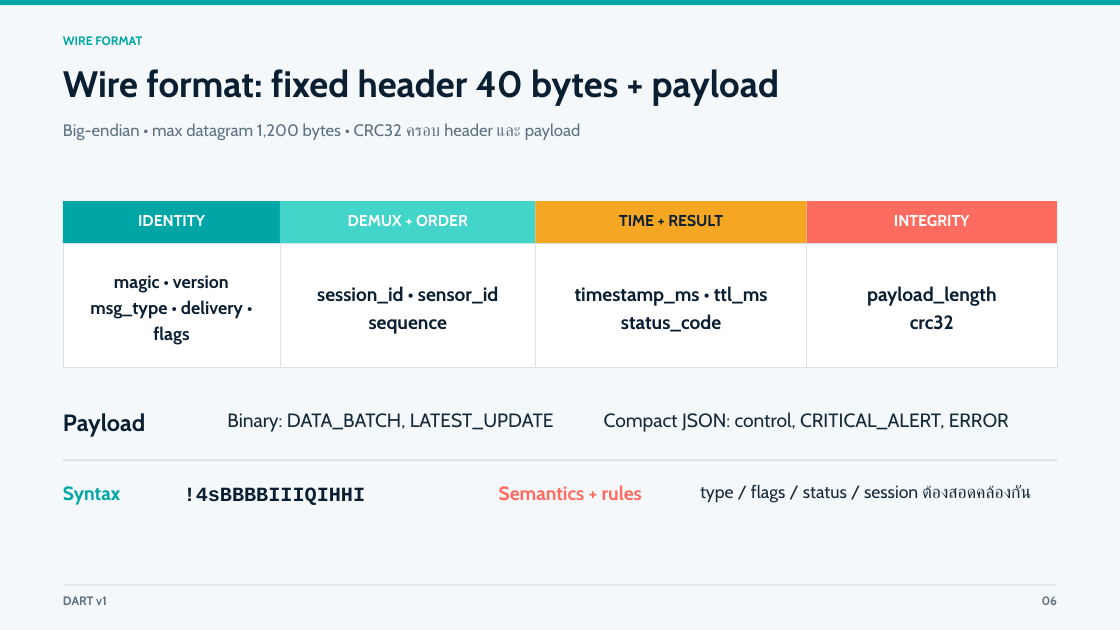
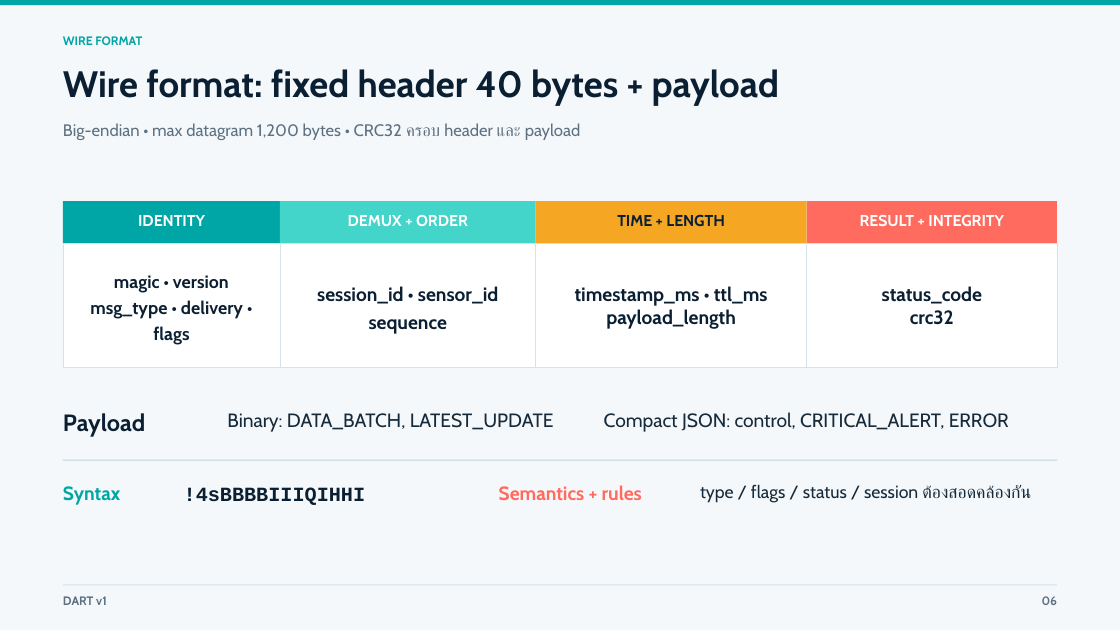
Before and after one commit to WaiRuneMEKA/Deadline-Aware-Reliable-Telemetry-Over-UDP, a slide deck: slide 6 of submission/DART_Presentation.pptx. Drawn at 1120x630 pixels with LibreOffice and Linux fonts; fonts in the diff are those of the drawing. Boxes give left, top, right and bottom in pixels: in the first picture for what was removed or moved away, otherwise in the second. Text is boxed around its words. In the diff, an @@ line names an element or a change of style, - is before the commit and + after.

```diff
--- a/submission/DART_Presentation.pptx
+++ b/submission/DART_Presentation.pptx
@@ text at <box>617,214,725,226</box>: text changed @@
-TIME + RESULT
+TIME + LENGTH
@@ text at <box>860,215,1004,226</box>: text changed @@
-INTEGRITY
+RESULT + INTEGRITY
@@ text at <box>882,286,982,304</box>: text changed @@
-payload_length
+status_code
@@ text at <box>606,309,736,329</box>: text changed @@
-status_code
+payload_length
@@ text at <box>910,310,954,325</box>: line spacing 1.2 to 1 @@
```
Also in this commit, not shown: 8 other slides changed, 1 other file.
